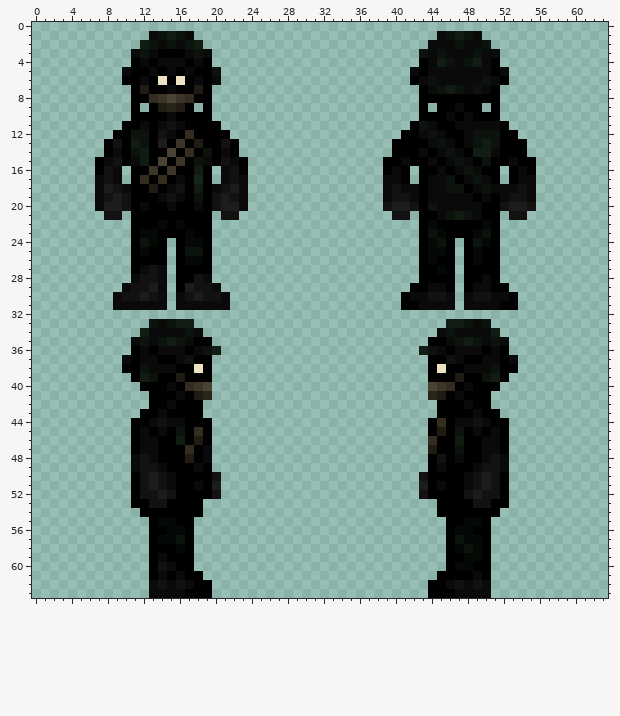
Two states of a pixel-art sprite, Resources/Textures/_Scp/scp-106.rsi/106.png. Above, as it was before the edit.
The file is 64x64 pixels. Colours within 5 levels of each other are drawn and written as one.
Now the later version:
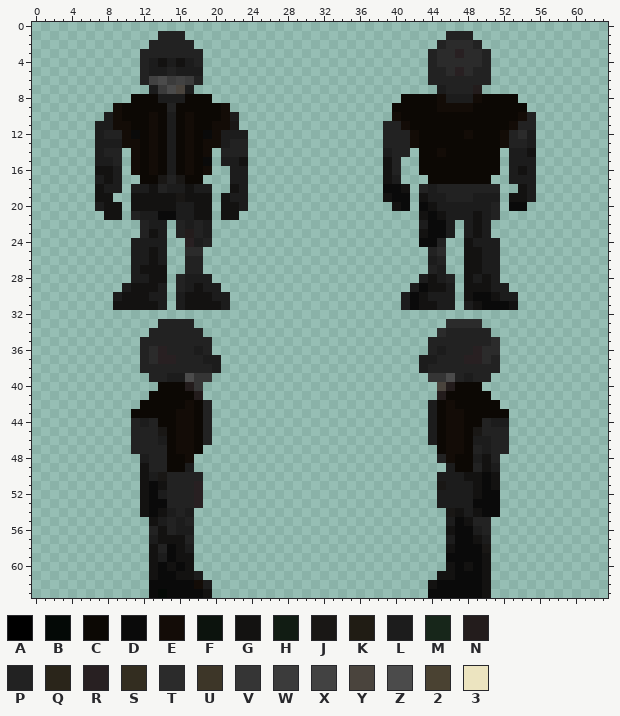
Palette (. is transparent): A #000000  B #040906  C #0c0804  D #0a0a0a  E #130c07  F #0c130d  G #131211  H #111c13  J #191715  K #201c14  L #1c1c1c  M #17261a  N #231c1c  P #222222  Q #2a251a  R #282022  S #332d20  T #2b2b2b  U #3d3628  V #353535  W #3b3b3b  X #424242  Y #4a443d  Z #4b4b4b  2 #4a4232  3 #ece4c0
The exact change:
Changed rows in their new state; - is an unchanged pixel.
first column x 7:
 1 ------.PPP.---------------------------.PPP.------
 2 -----.PPPPP.-------------------------.PTTTP.-----
 3 ----.PPPPPPP.-----------------------.PTTRTTP.----
 4 ----.PLGLGLP.-----------------------.PTTTTTP.----
 5 ---..PLLPLLL..---------------------..PPTRTPP..---
 6 ---..PXZWXWP..---------------------..PPPPPPP..---
 7 ----..LWZYL..-----------------------..LPPPN..----
 8 ----CCCLLLCCC---------------------CCCCELLLECCCC--
 9 --ECCCCCPCCCCCE------------------CCCCCEEEECCCCCC-
10 -LECCCECLCECCCEL-----------------ECCCCCCCCCCCCCEP
11 LLEECCECLCECCEEJ----------------PPECCCCCCCCCCCEPP
12 LPPEDCECLCECDELLL---------------PPPECCCCCECCCEPTL
13 LLLEECECLCECEELPP---------------PPPECCCCCCCCCEPPL
14 LPP.ECECLCECE.PPP---------------LPP.CCECCCCCC.LLG
15 LLP.ECECLCEC-.LLG---------------GP..CCCCCCCCC.LLL
16 G-L-ECECLCECE-.LL---------------GP.-CCCCCCCCC-LGL
17 L-L-.CCJPJCC.-.LL---------------GL.-.CCCCCCC.-LLL
18 G-L.LLGPLLGLL..GL----------------DG.PLPPPPPPP..-L
19 G-..GGGG-JGGG.GLL---------------GDD.GLLPPPLLL.--L
20 LGG.GGGGGLLGG.GGL---------------.GD.DGLLLLLLP.DD.
21 ----PLLDDLLGG--------------------..-GDGLLLGLP-..-
22 ----.PLL.PLPL-----------------------LDDL.LGL.----
23 ----.PGL.PNPL-----------------------GDDL.LGL.----
24 ----LLLL-.RLP-----------------------DDP.-GLLL----
25 ----LLGL-.TT.-----------------------.PT.-GGLL----
26 ----LLGL-.PP.-----------------------.LP.-GGLL----
27 ----LG-G-.PP.-----------------------.PL.-GGLL----
28 ----LL-G-PLLL-----------------------LGLP-GLGL----
29 ---L--GL-P--LL---------------------LDGGL-GGGLL---
30 --L--GLL-L-G-LL-------------------L-GLLL-GDDGLL--
31 --GGGGGL-LGGGGL-------------------LDGGLL-LG--DG--
33 ------.PPPP----------------------------TTTT.-----
34 -----.PPPPPP--------------------------TPPPPP.----
35 ----.PPPPPPPP------------------------PPPPPPPT.---
36 ----.PTRPPPLP.----------------------.PLPPPRTT.---
37 ---..PTRRPPPLL----------------------LLPPPRRTP..--
38 ---..PPPPPPPPL----------------------LPPPPPPPP..--
39 ----..PPLLZVV------------------------VVZPLPP..---
40 -----..CCCNV.------------------------.YNCCC..----
41 ------CCCCCN.------------------------.NCCCCC-----
42 -----CCCCCECP------------------------LCECCCCC----
43 ----CCCCCEECP------------------------LCEECCCCC---
44 ----PLPCCEECP------------------------LCEECCPLL---
45 ----PPPJCEECP------------------------LCEECJPPP---
46 ----PPPLCEECP------------------------LCEECLLPP---
47 ----PPPPCEEC.------------------------.CEECPLPP---
48 ----.LPPCCE..------------------------.PECCLGP.---
49 ----.-PPCCL..------------------------..LCCP-L.---
50 ----.--JPPPP..----------------------..LLLG-D-.---
51 ----.-D-PPPR..----------------------..JLLL-D-.---
52 ----.-D-PPPR..----------------------..LLLLGDD.---
53 ----.GDDPPPR--------------------------LLLLDDD.---
54 -----GDGLPL.--------------------------.JGLGDD----
55 ------GLPLP----------------------------LDGPP-----
56 ------PGPLL----------------------------GDDLP-----
57 ------LGGGP----------------------------LDDGL-----
58 ------GPDGL----------------------------GDDDJ-----
59 ------GLDGG----------------------------DDDDG-----
60 ------GDGDG----------------------------GDGDG-----
61 ------G-DGGL--------------------------GGDD-G-----
62 -------D-D-EL------------------------GD-D-DG-----
63 -------B--DDG------------------------DDD---G-----
Where, in picture pixels (left, top, right, bottom), the same in both pictures:
changed: (95, 31, 248, 598)
changed: (383, 31, 536, 598)
